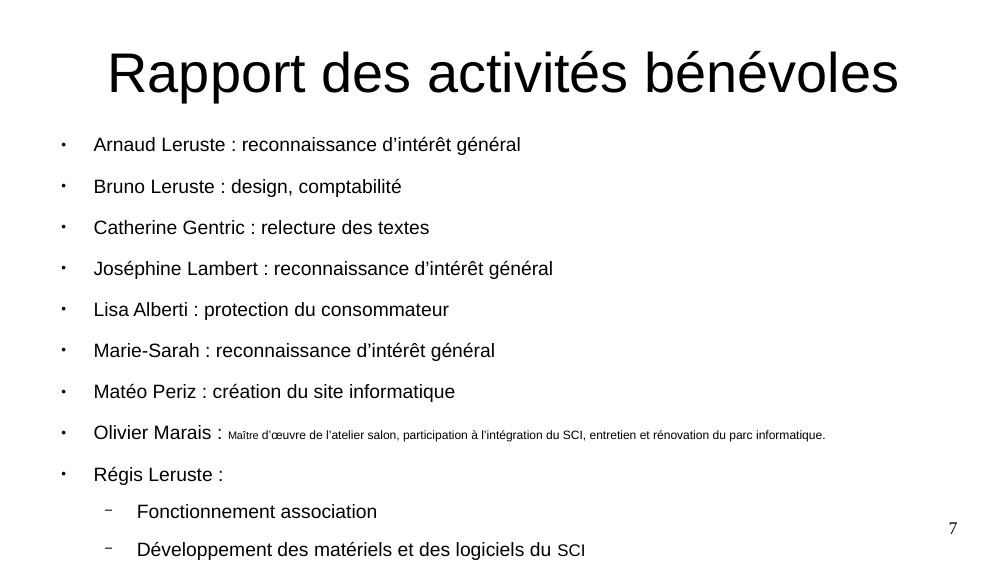
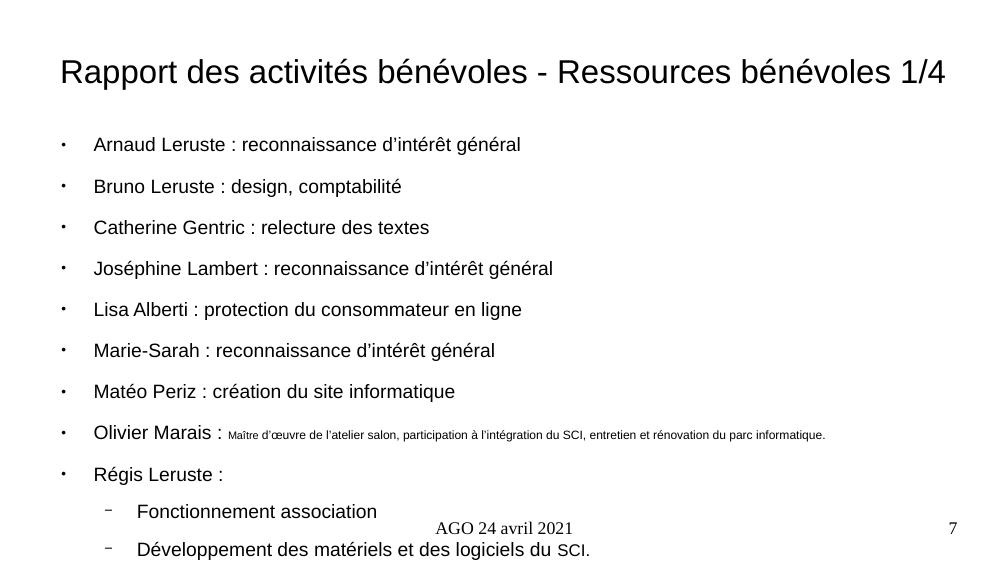
Before and after one commit to AIREL46/SCAO, a slide deck: slide 7 of association/2021/presentation-ago-24-avril-2021.odp. Drawn at 1008x567 pixels with LibreOffice and Linux fonts; fonts in the diff are those of the drawing. Boxes give left, top, right and bottom in pixels: in the first picture for what was removed or moved away, otherwise in the second. Text is boxed around its words. In the diff, an @@ line names an element or a change of style, - is before the commit and + after.

```diff
--- a/association/2021/presentation-ago-24-avril-2021.odp
+++ b/association/2021/presentation-ago-24-avril-2021.odp
@@ title at (60, 58, 946, 89): text changed; size 44 to 26 pt @@
-Rapport des activités bénévoles
+Rapport des activités bénévoles - Ressources bénévoles 1/4
@@ text at (94, 302, 522, 320): text changed @@
-● Lisa Alberti : protection du consommateur
+● Lisa Alberti : protection du consommateur en ligne
@@ text added at (435, 521, 574, 534), 14 pt, text #000000 @@
+AGO 24 avril 2021
```
Also in this commit, not shown: 12 other slides changed, 5 slides added, 2 slides removed, 2 other files.
